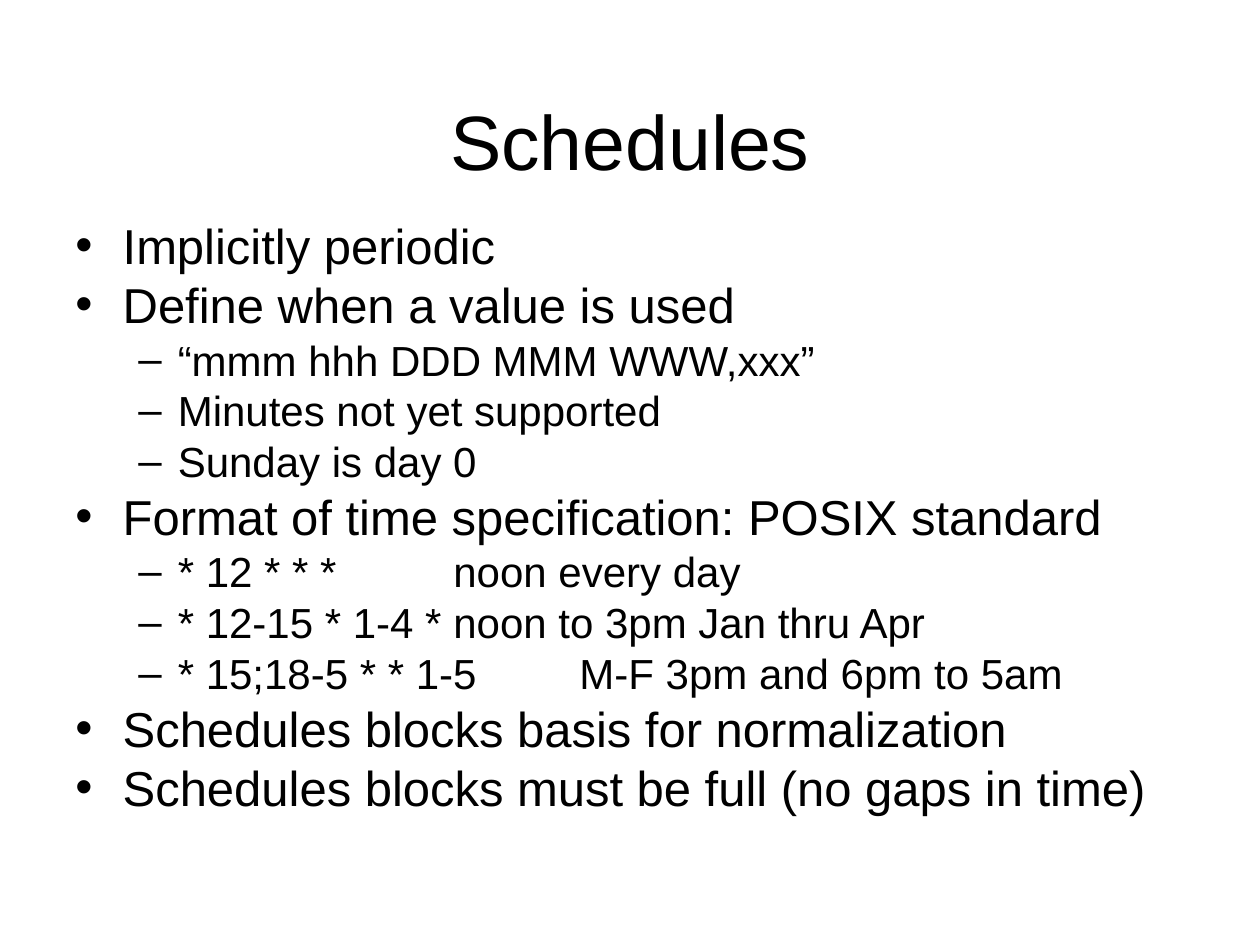
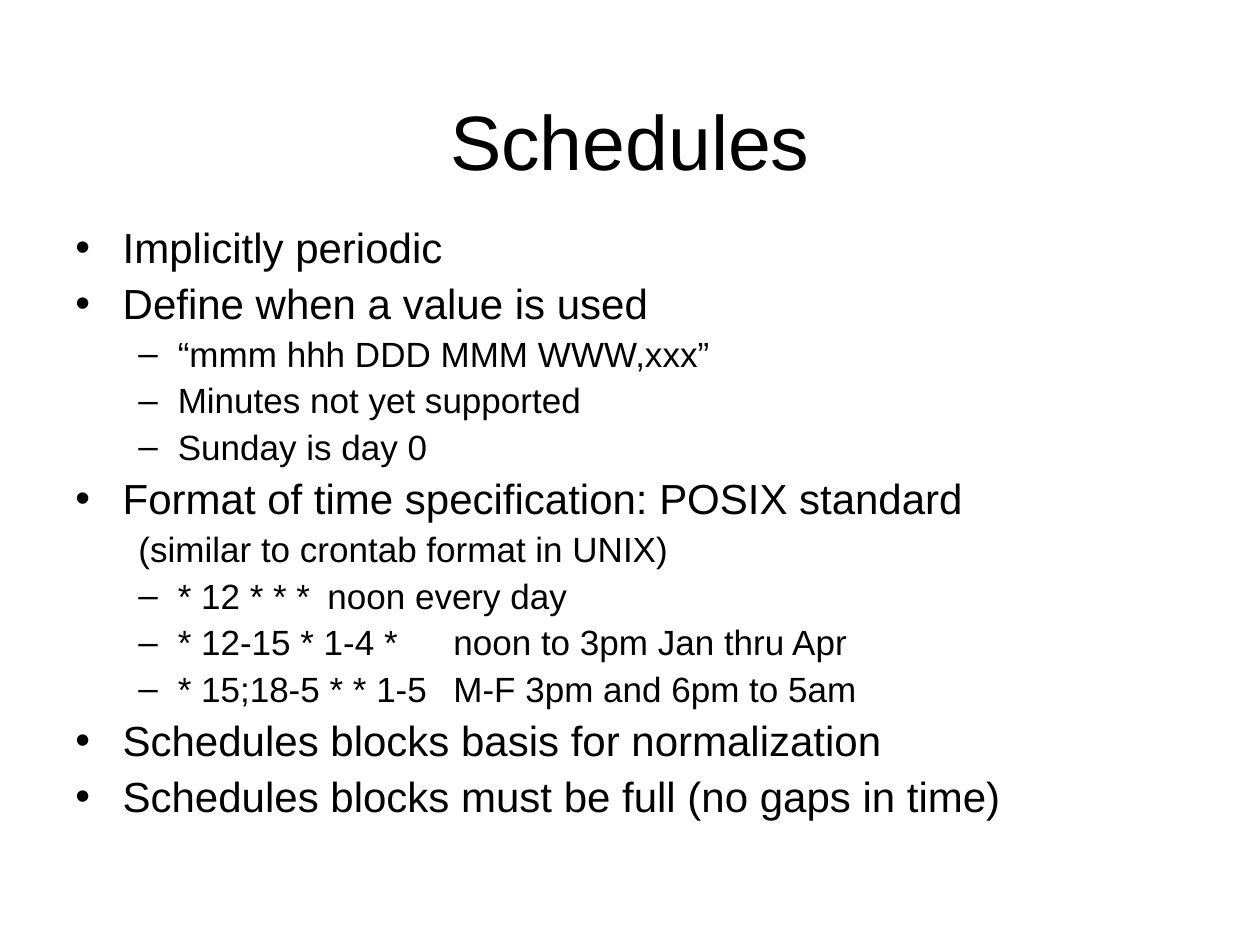
Before and after one commit to gridlab-d/course, a slide deck: slide 3 of 2.3 - Shapers.pps. Drawn at 1260x945 pixels with LibreOffice and Linux fonts; fonts in the diff are those of the drawing; background and template pictures are left out. Boxes give left, top, right and bottom in pixels: in the first picture for what was removed or moved away, otherwise in the second. Text is boxed around its words. In the diff, an @@ line names an element or a change of style, - is before the commit and + after.

```diff
--- a/2.3 - Shapers.pps
+++ b/2.3 - Shapers.pps
@@ text at (123, 232, 1000, 820): size 28 to 24 pt in "Implicitly periodic", "Define when a value is used", "Format of time specification: POSIX standard", "Schedules blocks basis for normalization" and 1 more places; size 24 to 20 pt in "“mmm hhh DDD MMM WWW,xxx”", "Minutes not yet supported", "Sunday is day 0", "* 12 * * * noon every ..." and 2 more places; line spacing 0.8 to 0.9; less space between paragraphs @@
@@ text at (138, 536, 667, 569): paragraph added @@
+  (similar to crontab format in UNIX)
```
Also in this commit, not shown: 6 slides added.
